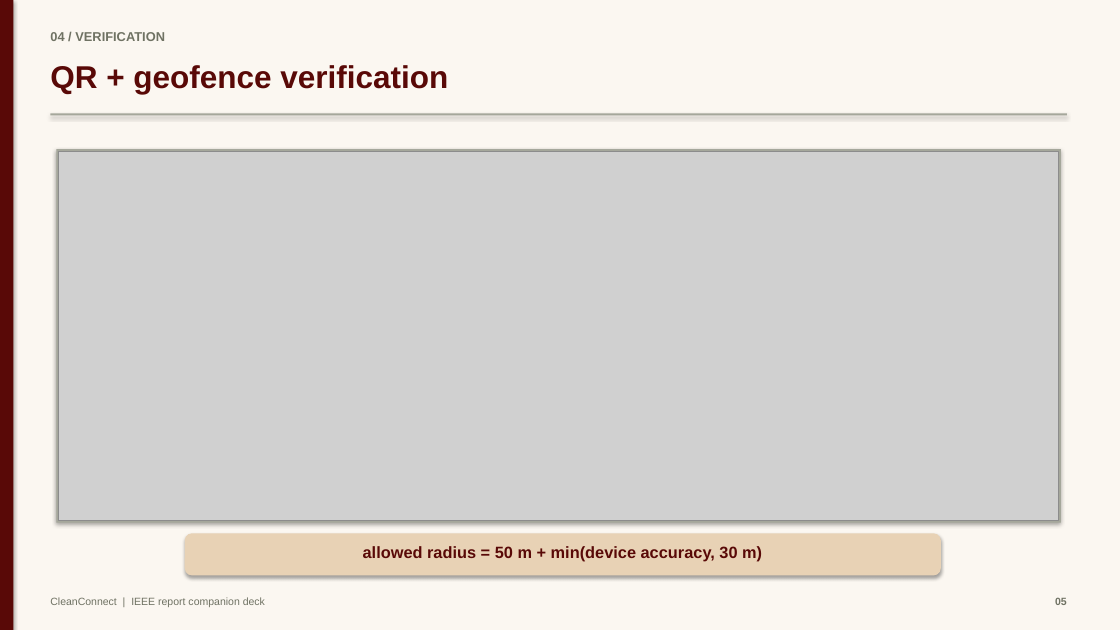
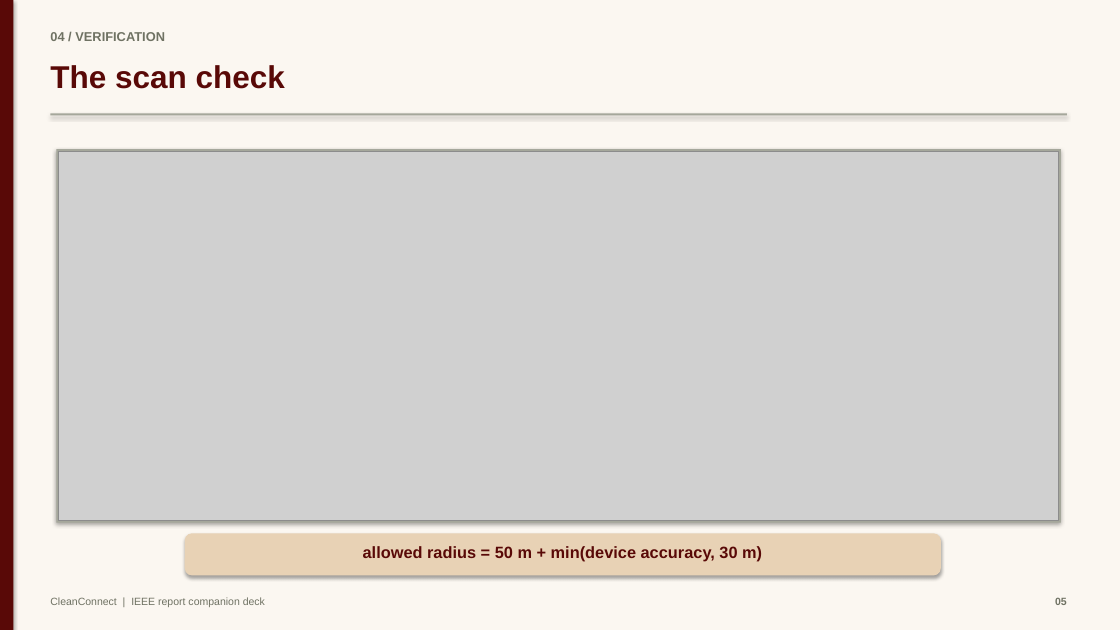
Before and after one commit to mayankjain1815-commits/CleanConnect, a slide deck: slide 5 of docs/presentation/CleanConnect_Presentation.pptx. Drawn at 1120x630 pixels with LibreOffice and Linux fonts; fonts in the diff are those of the drawing; grey boxes stand for pictures. Boxes give left, top, right and bottom in pixels: in the first picture for what was removed or moved away, otherwise in the second. Text is boxed around its words. In the diff, an @@ line names an element or a change of style, - is before the commit and + after.

```diff
--- a/docs/presentation/CleanConnect_Presentation.pptx
+++ b/docs/presentation/CleanConnect_Presentation.pptx
@@ text at [50,65,285,89]: text changed @@
-QR + geofence verification
+The scan check
```
Also in this commit, not shown: 13 other slides changed, 11 other files.
